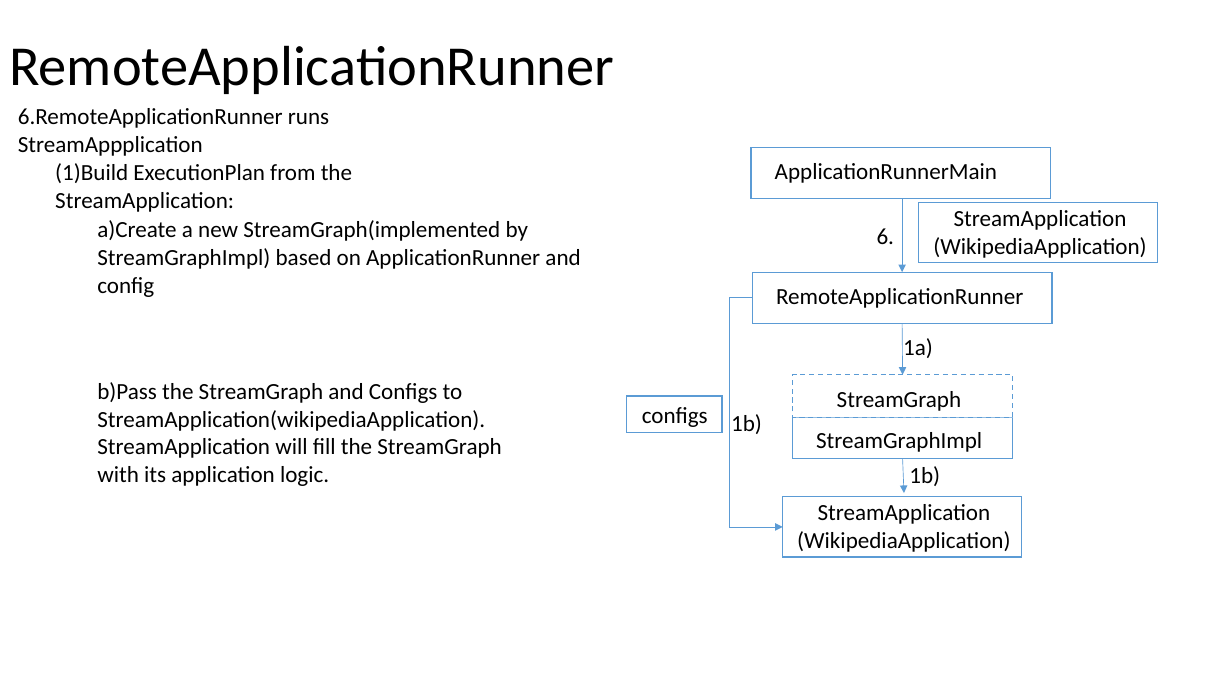
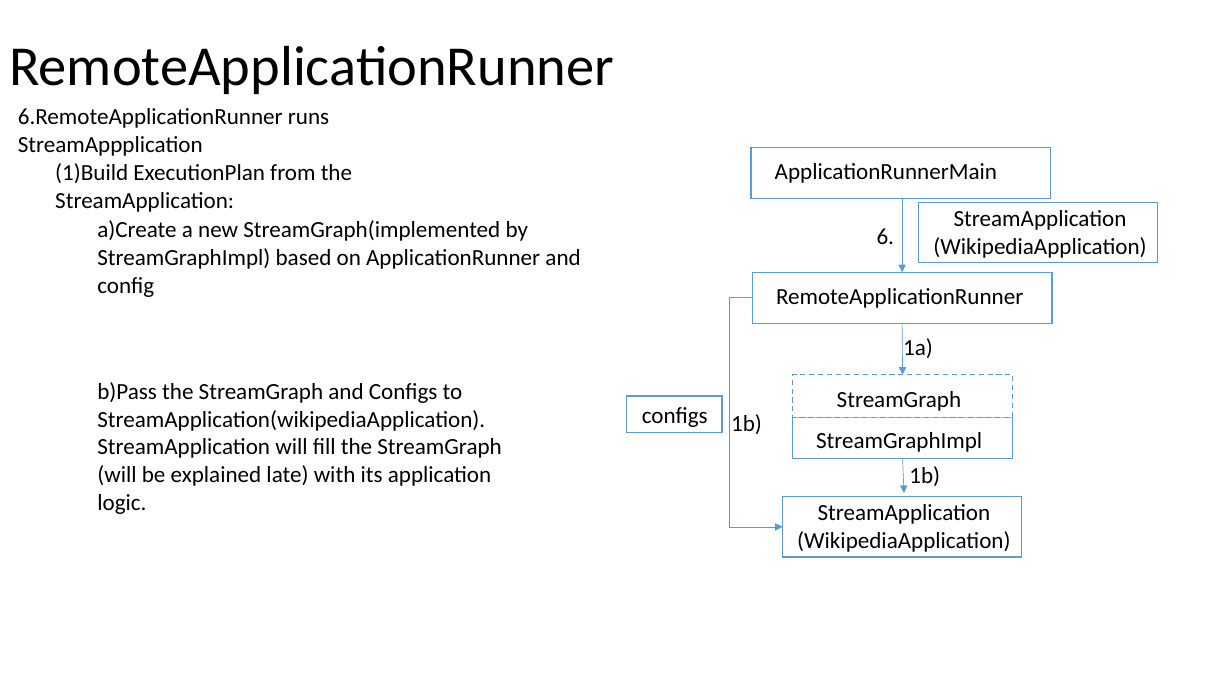
Before and after one commit to Swrrt/Samza-Documents, a slide deck: slide 26 of Documentation/SamzaStructure.pptx (slide 22 before the commit). Drawn at 1232x693 pixels with LibreOffice and Linux fonts; fonts in the diff are those of the drawing. Boxes give left, top, right and bottom in pixels: in the first picture for what was removed or moved away, otherwise in the second. Text is boxed around its words. In the diff, an @@ line names an element or a change of style, - is before the commit and + after.

Commit message:
Reorganize the StreamGraph part for better understanding

```diff
--- a/Documentation/SamzaStructure.pptx
+++ b/Documentation/SamzaStructure.pptx
@@ text at bbox=[97, 382, 501, 514]: text changed @@
-b)Pass the StreamGraph and Configs to StreamApplication(wikipediaApplication). StreamApplication will fill the StreamGraph with its application logic.
+b)Pass the StreamGraph and Configs to StreamApplication(wikipediaApplication). StreamApplication will fill the StreamGraph (will be explained late) with its application logic.
```
Also in this commit, not shown: 1 other slide changed, 6 slides added.
